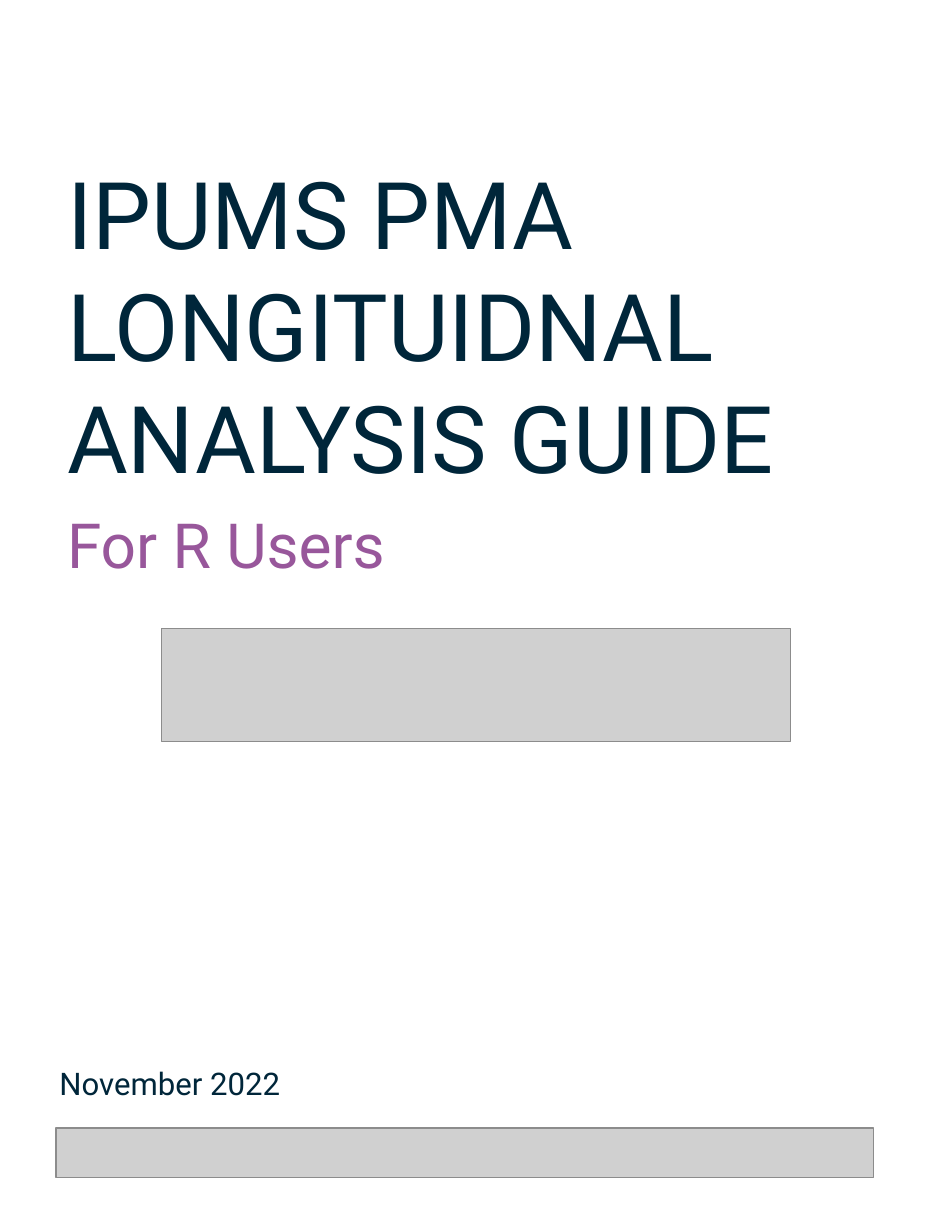
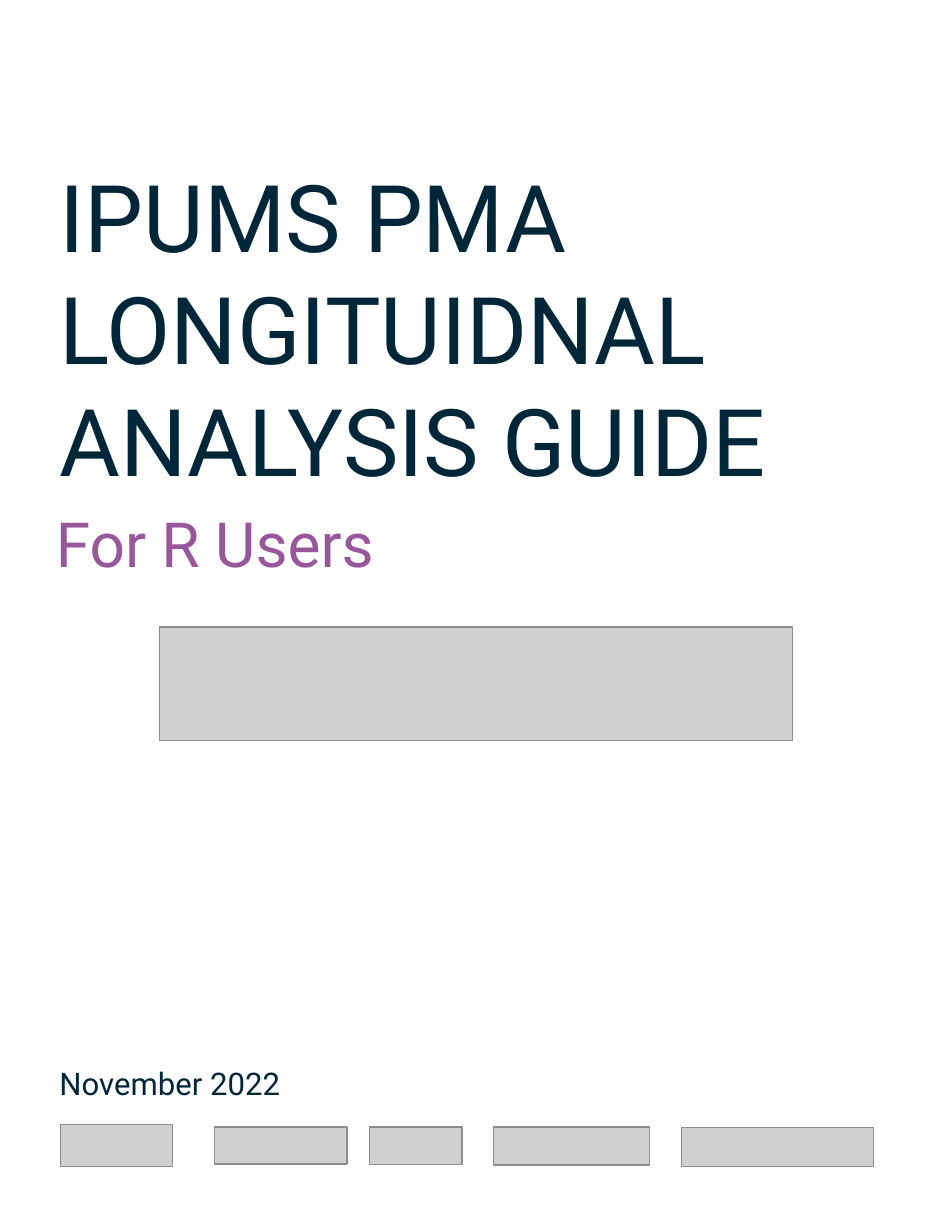
Before and after one commit to IPUMS-Global-Health/IPUMS-PMA-Longitudinal-Guide, a slide deck: slide 1 of images/covers.pptx. Drawn at 952x1232 pixels with LibreOffice and Linux fonts; fonts in the diff are those of the drawing; grey boxes stand for pictures. Boxes give left, top, right and bottom in pixels: in the first picture for what was removed or moved away, otherwise in the second. Text is boxed around its words. In the diff, an @@ line names an element or a change of style, - is before the commit and + after.

```diff
--- a/images/covers.pptx
+++ b/images/covers.pptx
@@ text "IPUMS PMA LONGITUIDNAL ANALYSIS GUIDE": place and size @@
-text "IPUMS PMA LONGITUIDNAL ANALYSIS GUIDE" at <box>67,181,774,474</box>
+text "IPUMS PMA LONGITUIDNAL ANALYSIS GUIDE" at <box>59,184,766,477</box>
@@ text "For R Users": place and size @@
-text "For R Users" at <box>67,524,384,569</box>
+text "For R Users" at <box>56,523,373,568</box>
@@ picture added at <box>60,1124,172,1166</box> @@
@@ picture added at <box>215,1127,347,1164</box> @@
@@ picture: place and size @@
-picture at <box>56,1128,874,1177</box>
+picture at <box>370,1127,463,1165</box>
@@ picture added at <box>494,1127,650,1165</box> @@
@@ picture added at <box>682,1128,874,1166</box> @@
```
Also in this commit, not shown: 1 other slide changed, 15 other files.
